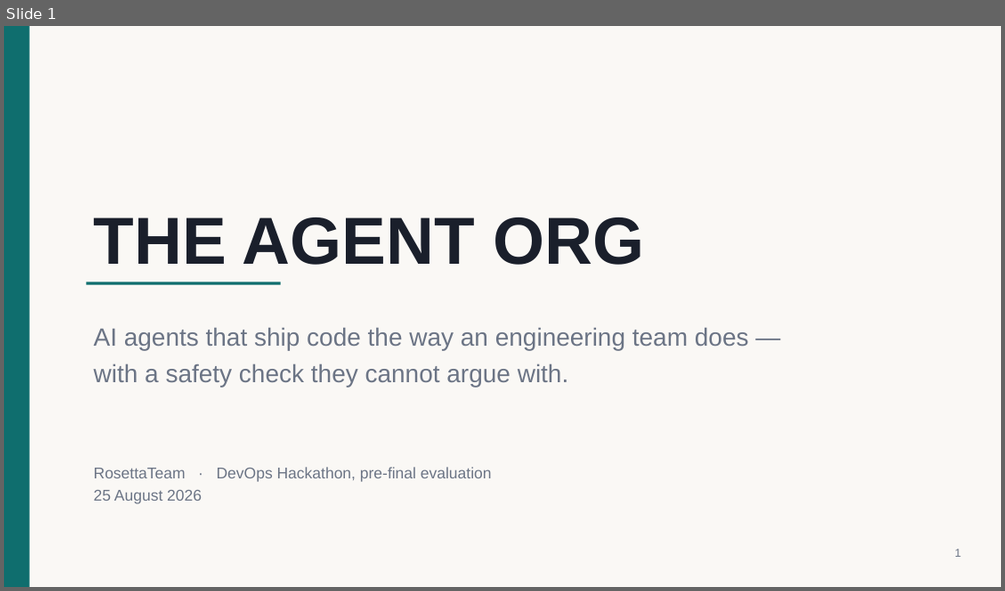
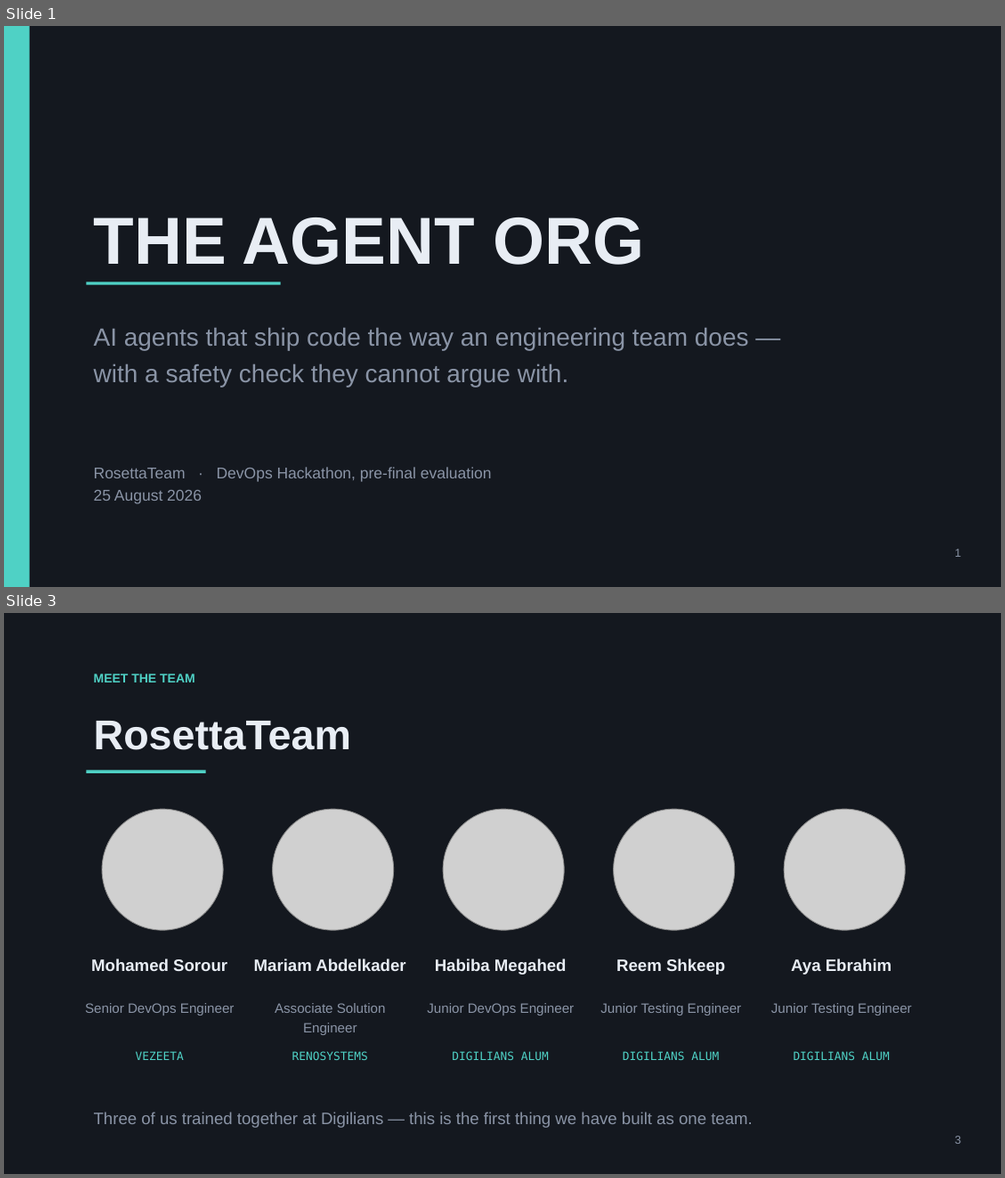
Before and after one commit to mohamedsorour1998/TheAgentOrg, a slide deck: docs/pitch/TheAgentOrg-prefinal.pptx. Shown one above the other, each under a label of ours: slide 1 before the commit, slides 1 and 3 after it; the slides between them are not shown. The pictures are 1005x591 and 1005x1178 pixels, drawn with LibreOffice and Linux fonts; fonts in the diff are those of the drawing; grey boxes stand for pictures. Boxes give left, top, right and bottom in pixels: in the first picture for what was removed or moved away, otherwise in the second. Text is boxed around its words. In the diff, an @@ line names an element or a change of style, - is before the commit and + after.

```diff
--- a/docs/pitch/TheAgentOrg-prefinal.pptx
+++ b/docs/pitch/TheAgentOrg-prefinal.pptx
@@ slide 3 added at [4,613,1001,1174], background #FFFFFF @@
@@ rectangle added at [4,613,1001,1174], fill #14181F @@
@@ text added at [94,674,195,682], 12 pt, text #4FD1C5, bold @@
+MEET THE TEAM
@@ text added at [94,721,351,750], 40 pt, text #E8EDF4, bold @@
+RosettaTeam
@@ rectangle added at [86,770,206,773], fill #4FD1C5 @@
@@ picture added at [102,809,223,930] @@
@@ picture added at [273,809,394,930] @@
@@ picture added at [443,809,564,930] @@
@@ picture added at [614,809,735,930] @@
@@ picture added at [784,809,905,930] @@
@@ text added at [91,958,227,971], 16 pt, text #E8EDF4, bold @@
+Mohamed Sorour
@@ text added at [254,958,405,971], 16 pt, text #E8EDF4, bold @@
+Mariam Abdelkader
@@ text added at [435,958,566,974], 16 pt, text #E8EDF4, bold @@
+Habiba Megahed
@@ text added at [616,958,725,974], 16 pt, text #E8EDF4, bold @@
+Reem Shkeep
@@ text added at [791,958,891,974], 16 pt, text #E8EDF4, bold @@
+Aya Ebrahim
@@ text added at [85,1003,235,1015], 13 pt, text #8A94A6 @@
+Senior DevOps Engineer
@@ text added at [275,1003,386,1035], 13 pt, text #8A94A6 @@
+Associate Solution Engineer
@@ text added at [427,1003,574,1015], 13 pt, text #8A94A6 @@
+Junior DevOps Engineer
@@ text added at [600,1003,742,1015], 13 pt, text #8A94A6 @@
+Junior Testing Engineer
@@ text added at [771,1003,912,1015], 13 pt, text #8A94A6 @@
+Junior Testing Engineer
@@ text added at [136,1051,184,1060], 11 pt, text #4FD1C5 @@
+VEZEETA
@@ text added at [292,1051,368,1060], 11 pt, text #4FD1C5 @@
+RENOSYSTEMS
@@ text added at [452,1051,549,1060], 11 pt, text #4FD1C5 @@
+DIGILIANS ALUM
@@ text added at [623,1051,719,1060], 11 pt, text #4FD1C5 @@
+DIGILIANS ALUM
@@ text added at [793,1051,890,1060], 11 pt, text #4FD1C5 @@
+DIGILIANS ALUM
@@ text added at [94,1111,752,1127], 16 pt, text #8A94A6 @@
+Three of us trained together at Digilians — this is the first thing we have built as one team.
@@ text added at [955,1135,961,1143], 11 pt, text #8A94A6 @@
+3
@@ slide 1 changed as well @@
@@ rectangle at [4,26,1001,587]: fill #FAF8F5 to #14181F @@
@@ rectangle at [4,26,30,587]: fill #0F6E6E to #4FD1C5 @@
@@ text "THE AGENT ORG" at [94,217,645,265]: text colour #1A1F2B to #E8EDF4 @@
@@ rectangle at [86,281,281,285]: fill #0F6E6E to #4FD1C5 @@
@@ text colour #6B7485 to #8A94A6 in 3 elements at [94,328,749,386], [94,467,492,504], [955,548,961,556] @@
```
Also in this commit, not shown: 12 other slides changed, 1 other slide added, 10 other files.
